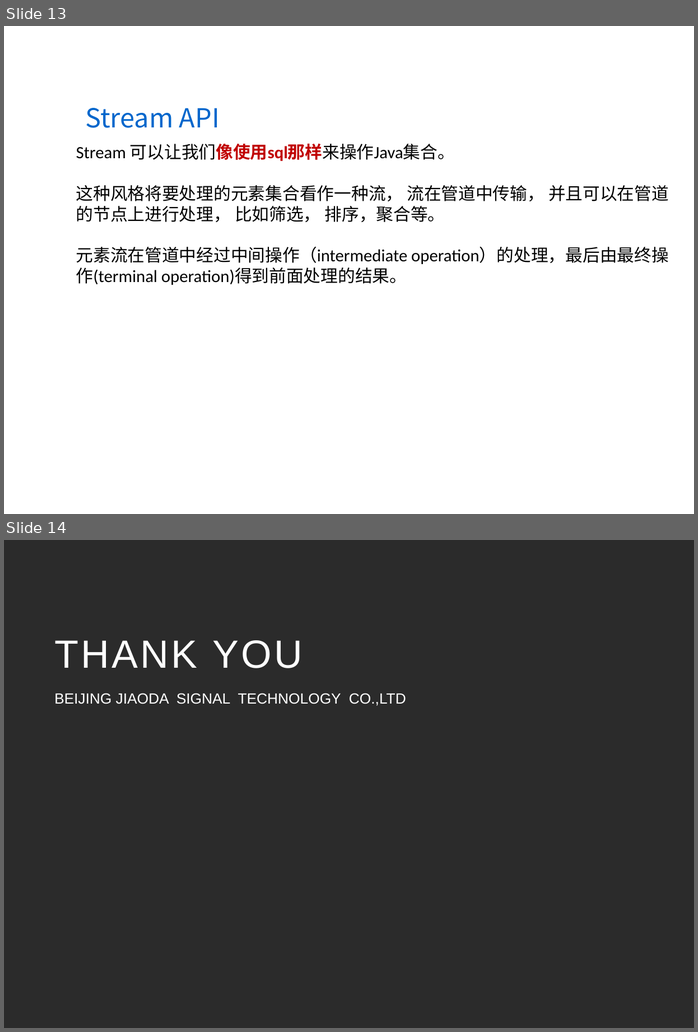
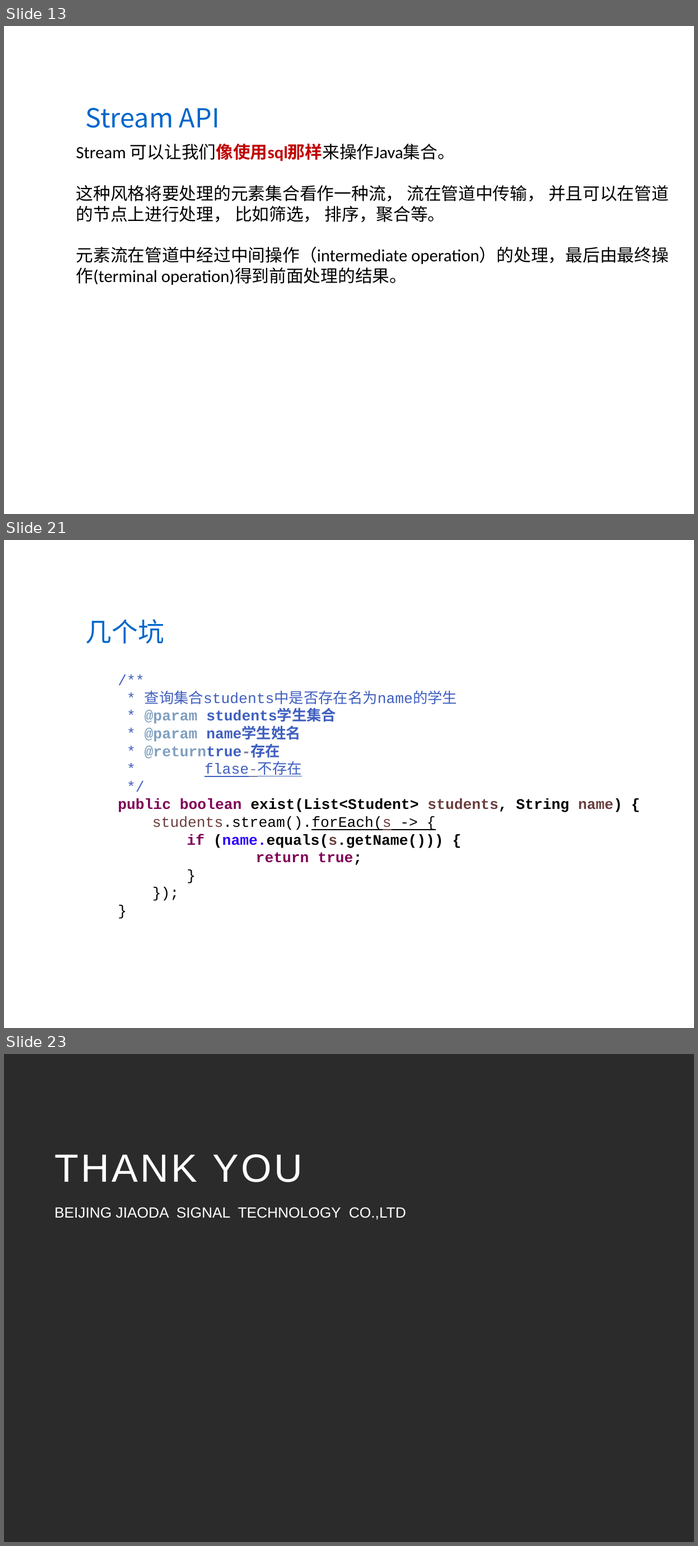
Before and after one commit to wanglei949758173/study, a slide deck: share/Java8(LambdaExpressions&StreamAPI).pptx. Shown one above the other, each under a label of ours: slides 13 and 14 before the commit, slides 13, 21 and 23 after it; the slides between them are not shown. The pictures are 698x1032 and 698x1546 pixels, drawn with LibreOffice and Linux fonts; fonts in the diff are those of the drawing; background and template pictures are left out; a plain dark background stands for a picture behind light text. Boxes give left, top, right and bottom in pixels: in the first picture for what was removed or moved away, otherwise in the second. Text is boxed around its words. In the diff, an @@ line names an element or a change of style, - is before the commit and + after.

```diff
--- a/share/Java8(LambdaExpressions&StreamAPI).pptx
+++ b/share/Java8(LambdaExpressions&StreamAPI).pptx
@@ slide 21 added at (4, 540, 694, 1028), background picture (left out) @@
@@ text added at (85, 619, 164, 644), 32 pt, text #0066CC @@
+几个坑
@@ text added at (118, 691, 622, 865), 18 pt, text #000000, bold @@
+/**
+* 查询集合students中是否存在名为name的学生
+* @param students学生集合
+* @param name学生姓名
+* @returntrue-存在
+* flase-不存在
+*/
+public boolean exist(List<Student> students, String name) {
+  students.stream().forEach(s -> {
+    if (name.equals(s.getName())) {
+    return true;
+    }
+  });
+}
@@ what was slide 14 is now slide 23 @@
```
Also in this commit, not shown: 2 slides changed, 8 other slides added, 12 other files.
